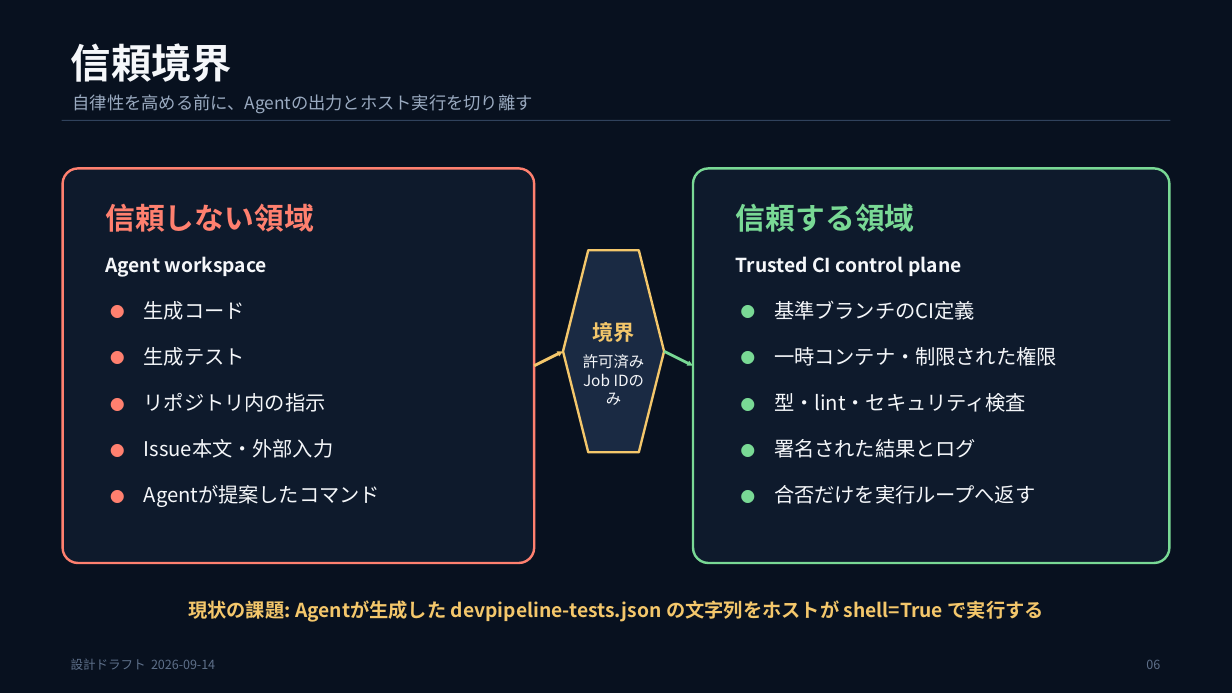
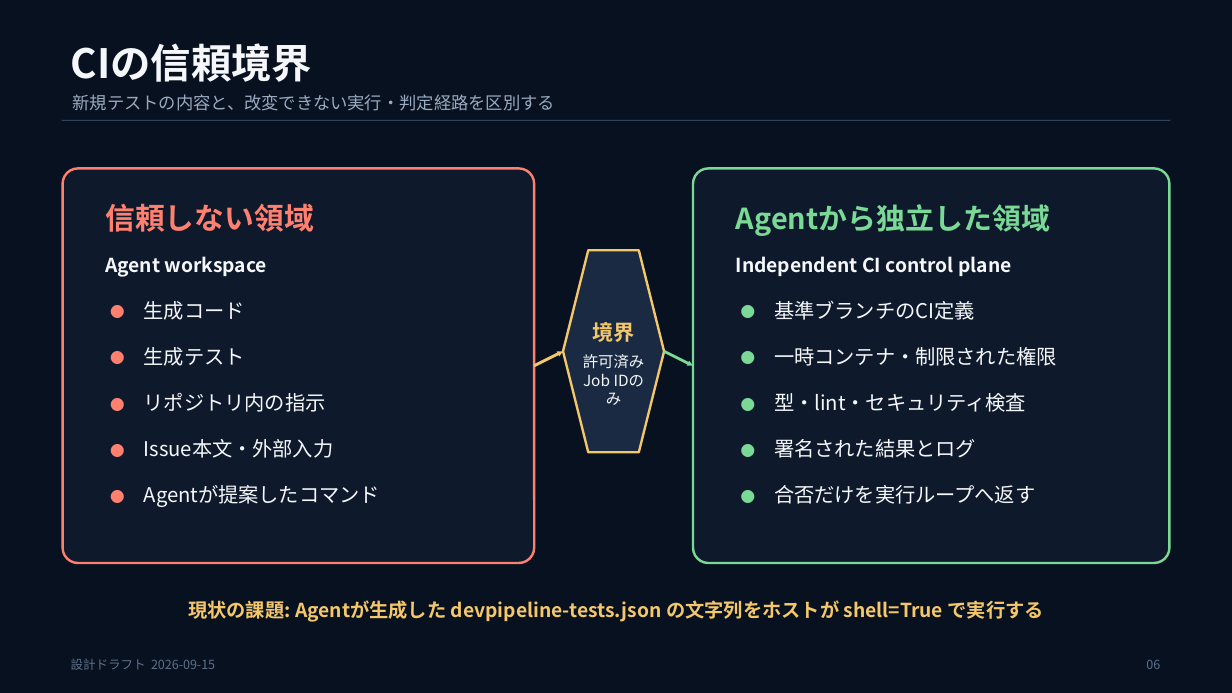
Before and after one commit to Kottiee/dev-pipeline2, a slide deck: slide 6 of docs/autonomous-development-pipeline-design.pptx. Drawn at 1232x693 pixels with LibreOffice and Linux fonts; fonts in the diff are those of the drawing. Boxes give left, top, right and bottom in pixels: in the first picture for what was removed or moved away, otherwise in the second. Text is boxed around its words. In the diff, an @@ line names an element or a change of style, - is before the commit and + after.

```diff
--- a/docs/autonomous-development-pipeline-design.pptx
+++ b/docs/autonomous-development-pipeline-design.pptx
@@ text at <box>71,43,313,82</box>: text changed @@
-信頼境界
+CIの信頼境界
@@ text at <box>73,94,555,111</box>: text changed @@
-自律性を高める前に、Agentの出力とホスト実行を切り離す
+新規テストの内容と、改変できない実行・判定経路を区別する
@@ text at <box>736,204,1050,236</box>: text changed; size 23.2 to 22.5 pt @@
-信頼する領域
+Agentから独立した領域
@@ text at <box>736,256,1011,276</box>: text changed @@
-Trusted CI control plane
+Independent CI control plane
@@ text at <box>71,659,215,670</box>: text changed @@
-設計ドラフト 2026-09-14
+設計ドラフト 2026-09-15
```
Also in this commit, not shown: 8 other slides changed, 6 slides added.
